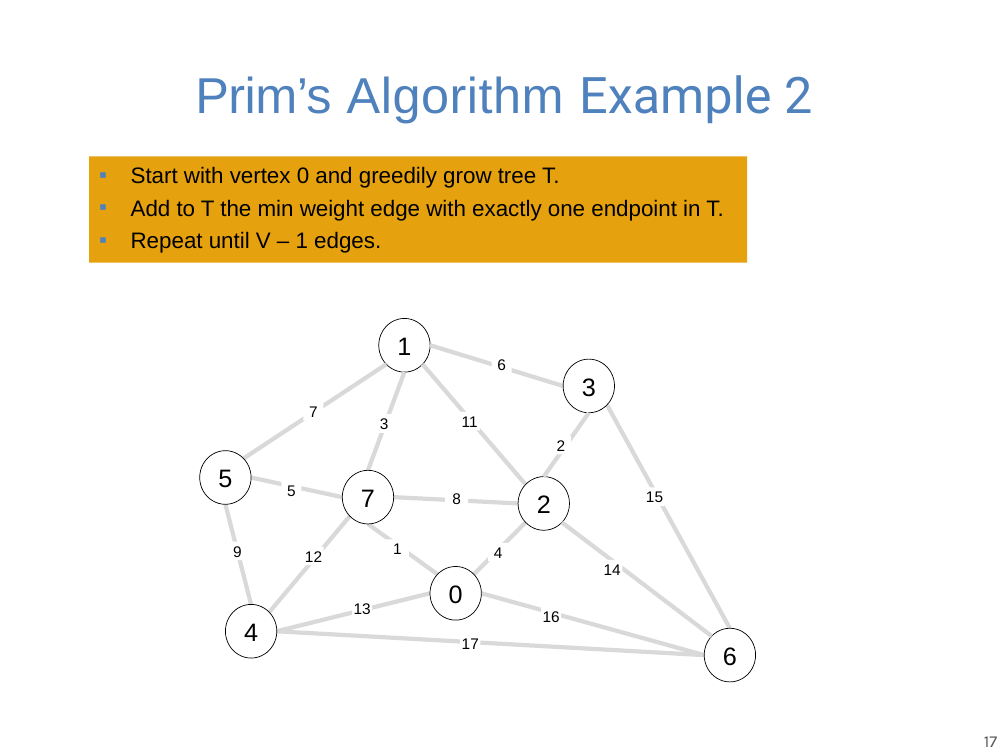
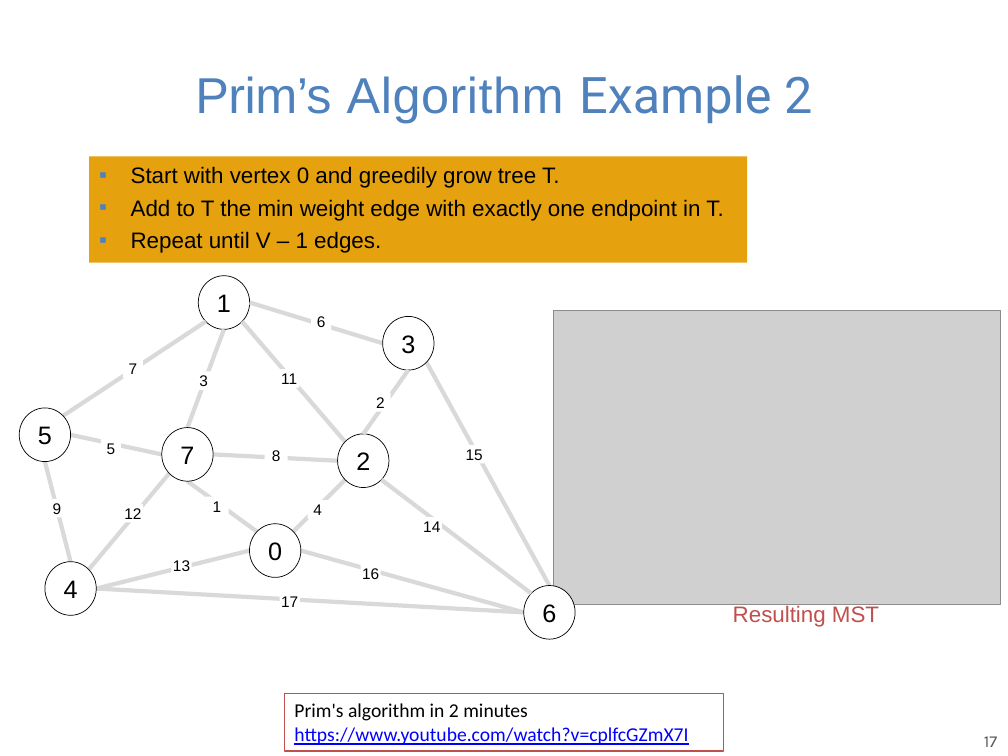
Before and after one commit to guhofstra/CSC111Fa25, a slide deck: slide 17 of PPTs/Lecture 14-minimum spanning trees.pptx. Drawn at 1008x756 pixels with LibreOffice and Linux fonts; fonts in the diff are those of the drawing; grey boxes stand for pictures. Boxes give left, top, right and bottom in pixels: in the first picture for what was removed or moved away, otherwise in the second. Text is boxed around its words. In the diff, an @@ line names an element or a change of style, - is before the commit and + after.

```diff
--- a/PPTs/Lecture 14-minimum spanning trees.pptx
+++ b/PPTs/Lecture 14-minimum spanning trees.pptx
@@ picture added at [553,310,1001,605] @@
@@ 7 lines, 6 texts, 5 ellipses, 2 rectangles: place and size @@
-7 lines, 6 texts, 5 ellipses, 2 rectangles at [200,319,730,658]
+7 lines, 6 texts, 5 ellipses, 2 rectangles at [19,276,549,615]
@@ 9 lines, 5 texts, 3 ellipses, 3 rectangles: place and size @@
-9 lines, 5 texts, 3 ellipses, 3 rectangles at [226,359,756,681]
+9 lines, 5 texts, 3 ellipses, 3 rectangles at [45,317,576,639]
@@ text added at [733,604,879,627], 16 pt, text #C0504D @@
+Resulting MST
@@ rectangle added at [284,694,723,751], fill #FFFFFF, outline #C0504D 1 pt, 14 pt, text #0000FF, underline @@
+Prim's algorithm in 2 minutes
+https://www.youtube.com/watch?v=cplfcGZmX7I
```
Also in this commit, not shown: 3 other slides changed, 1 other file.
